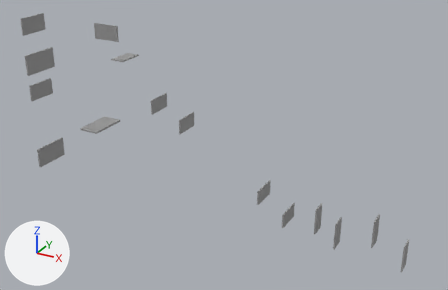
The FBX model Assets/Models/LevelChunks/Sketches/REactorEscapeBlocks.fbx: old version first, new version second.
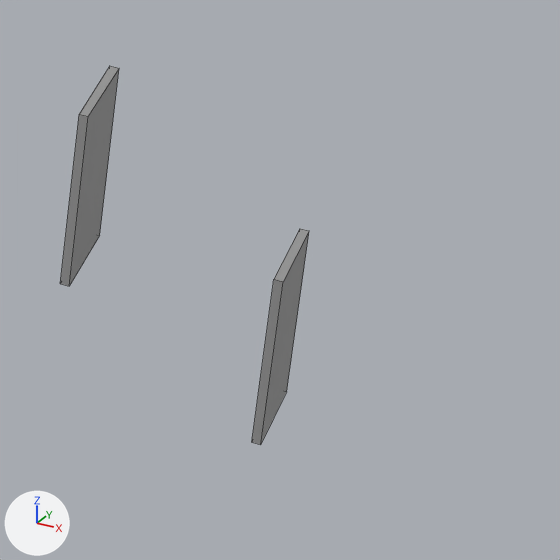
Old and new are each drawn whole from a 50 mm camera at (11.81, -9.11, 7.58) aimed at (4.59, 4.02, 1.01) and again close up on the part from 81% to 100% of the width and 70% to 100% of the height. The axes (+X, +Y, +Z) are drawn at lower left. The lights are the same throughout. The close-ups show mesh edges as thin lines.

In view in the first close-up: '0-EscapeTunnelObstacles'.
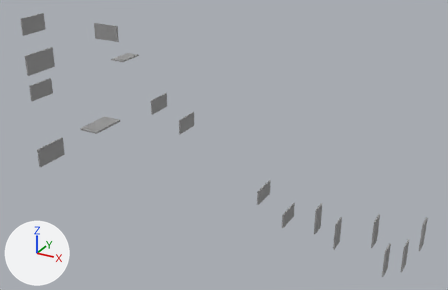
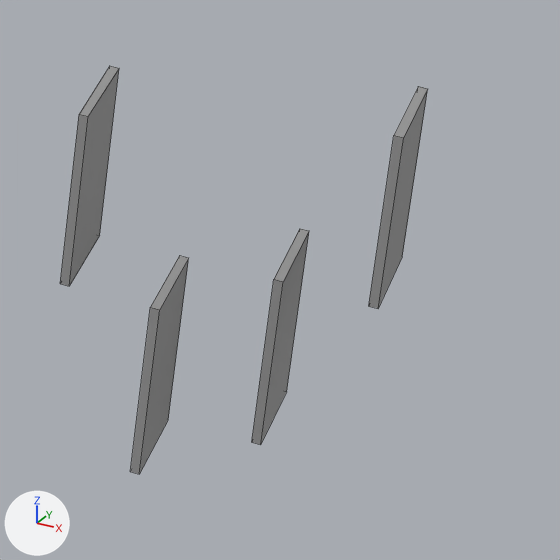
Changed parts and their boxes (x1, y1, x2, y2) in the close-ups (560 x 560 px):
'0-EscapeTunnelObstacles', reshaped
    before: (60, 66, 309, 445)
    after: (60, 66, 428, 474)
part 1 of me_sphere_004, added
    after: (130, 255, 189, 474)
part 2 of me_sphere_004, added
    after: (369, 86, 428, 309)

Patch to the scene script:
```diff
--- a/Assets/Models/LevelChunks/Sketches/REactorEscapeBlocks.fbx.py
+++ b/Assets/Models/LevelChunks/Sketches/REactorEscapeBlocks.fbx.py
@@ me_sphere_004 @@
 me_sphere_004.from_pydata(...)  # 120 vertices, 90 faces; spans x -1.08..9.13, y 0.5..6.7, z -2.83..3.96
 # used by ob_0_escapetunnelobstacles; location = (0.0, 0.0, 0.0)
+# me_sphere_004 part 1: a new loose piece, a box spanning x 8.689..8.729, y 5.769..6.229, z -2.829..-1.989, in mat_0_escapetunnel (grey #979797)
+# me_sphere_004 part 2: a new loose piece, a box spanning x 9.496..9.536, y 6.238..6.698, z -1.999..-1.159, in mat_0_escapetunnel (grey #979797)
 me_sphere_004.materials.append(mat_0_escapetunnel)
```
